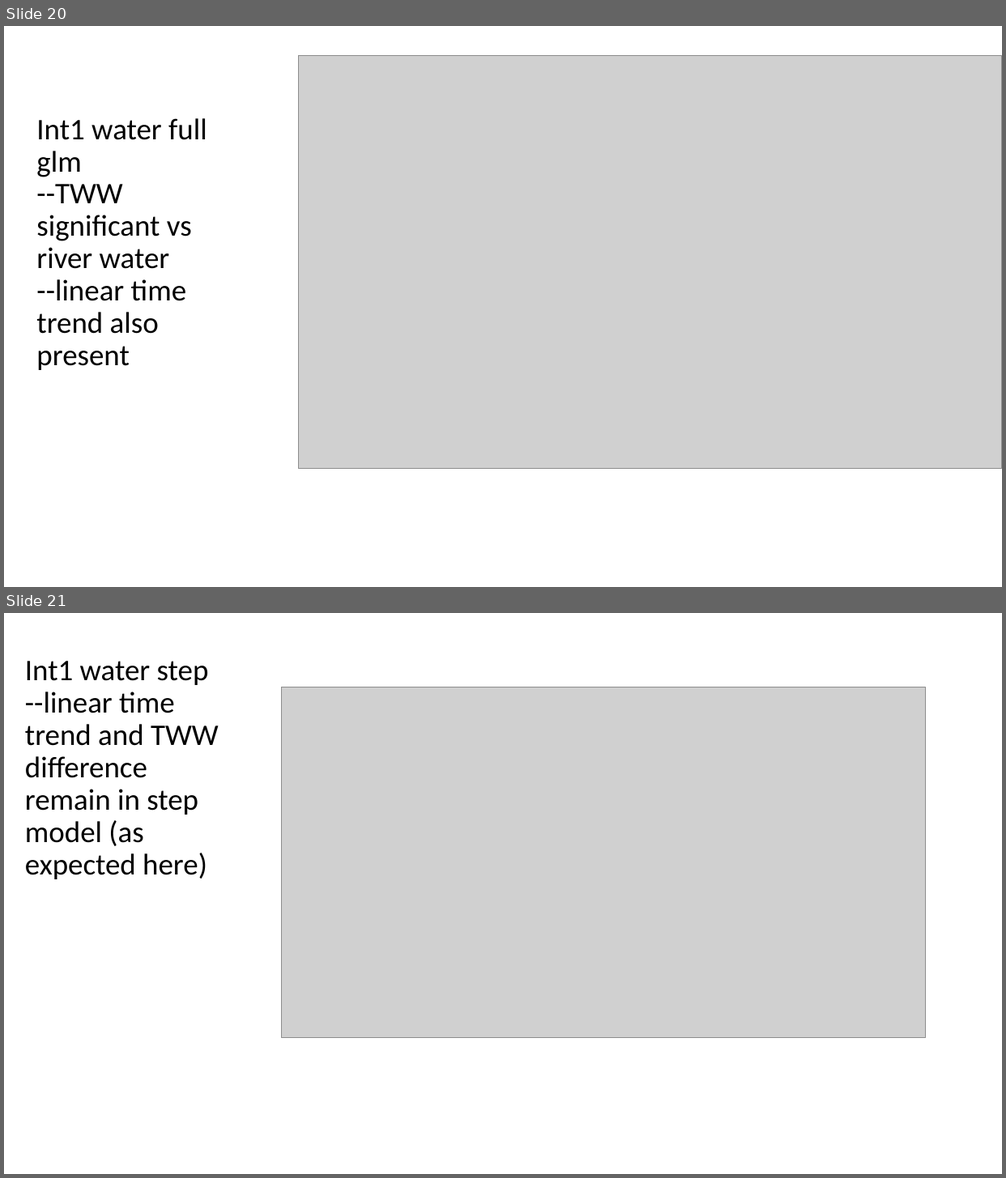
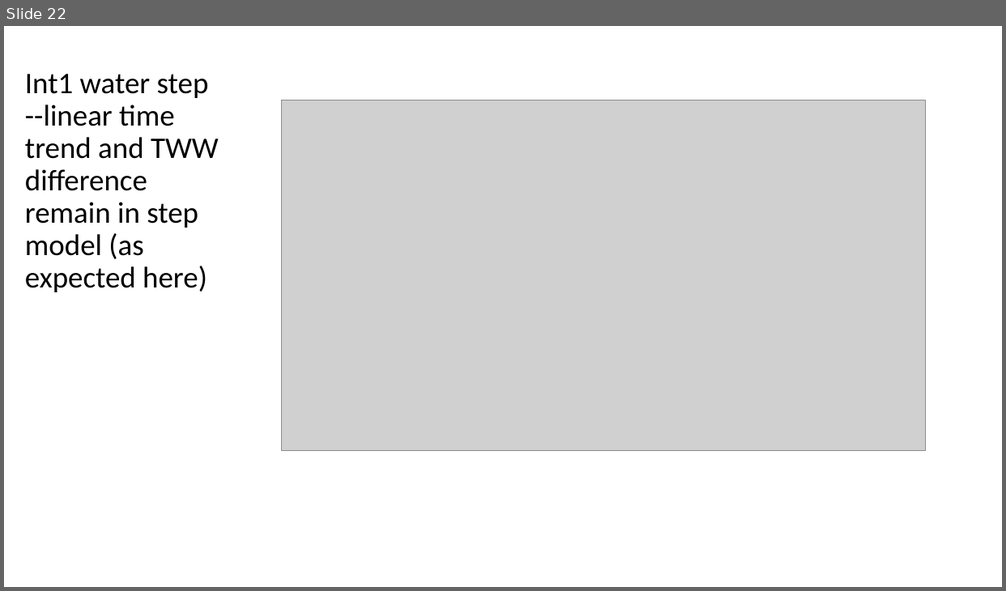
Before and after one commit to microbial-genomics/eytcheson_microplastics, a slide deck: pptx/glm_microplastics_water_v3.pptx. Shown one above the other, each under a label of ours: slides 20 and 21 before the commit, slide 22 after it. The pictures are 1006x1178 and 1006x591 pixels, drawn with LibreOffice and Linux fonts; fonts in the diff are those of the drawing; grey boxes stand for pictures. Boxes give left, top, right and bottom in pixels: in the first picture for what was removed or moved away, otherwise in the second. Text is boxed around its words. In the diff, an @@ line names an element or a change of style, - is before the commit and + after.

```diff
--- a/pptx/glm_microplastics_water_v3.pptx
+++ b/pptx/glm_microplastics_water_v3.pptx
@@ slide 20 removed at [4, 26, 1002, 587], background #FFFFFF @@
@@ picture removed at [298, 56, 1002, 469] @@
@@ title removed at [36, 118, 207, 370] @@
-Int1 water full glm
---TWW significant vs river water
---linear time trend also present
@@ what was slide 21 is now slide 22 @@
```
Also in this commit, not shown: 14 slides changed, 5 slides added, 3 other slides removed, 8 other files.
